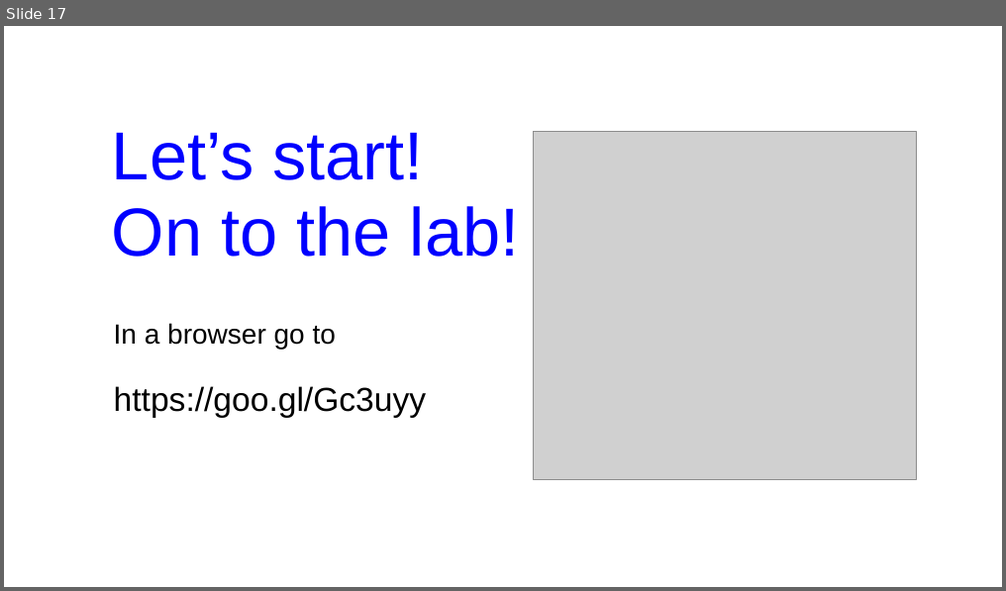
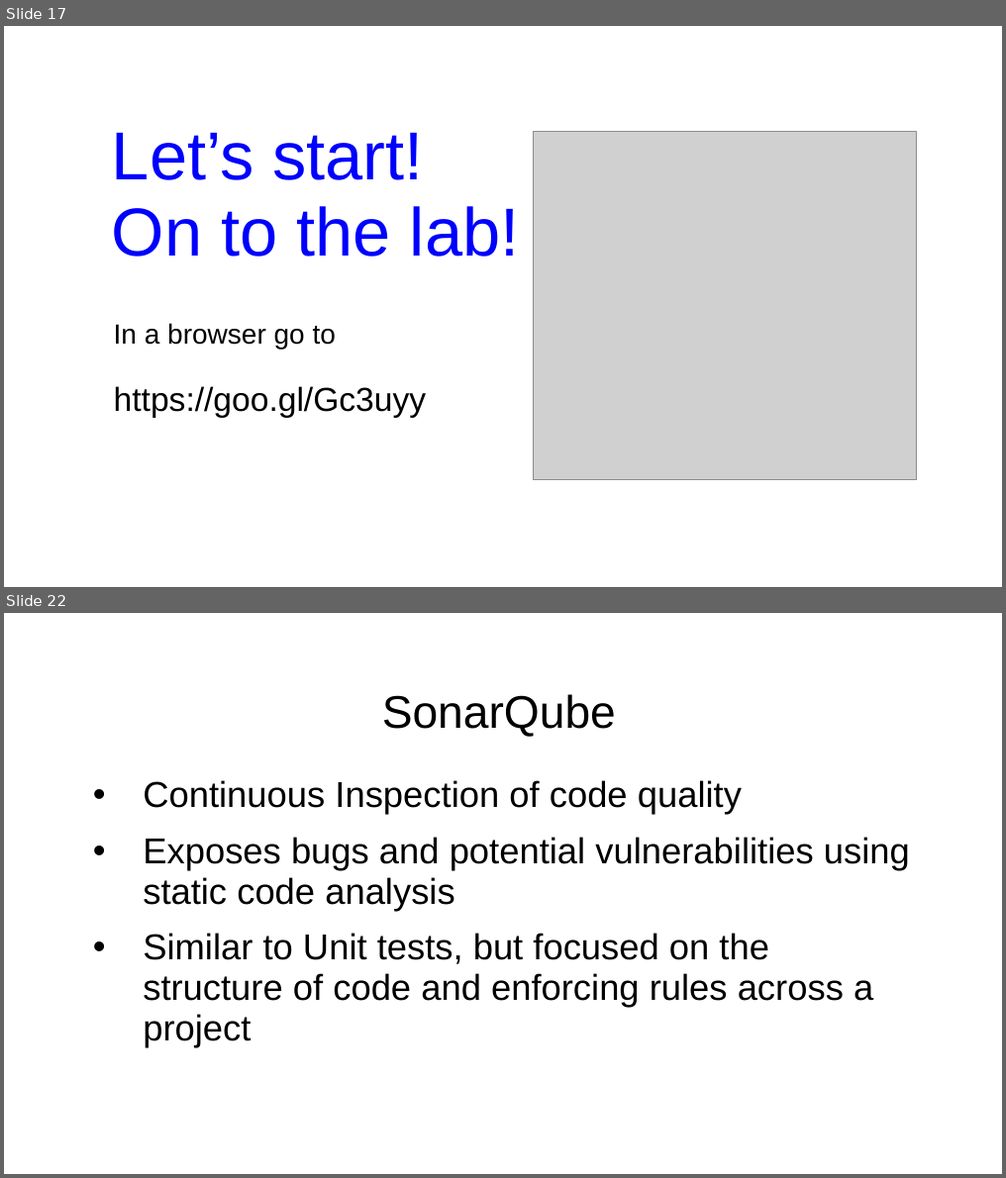
Before and after one commit to boyarsky/OracleCodeOne2018-HOL-Automating-Stack-Groovy, a slide deck: 2018-OracleCodeOne-Authomating Stack.ppt. Shown one above the other, each under a label of ours: slide 17 before the commit, slides 17 and 22 after it; the slides between them are not shown. The pictures are 1006x591 and 1006x1178 pixels, drawn with LibreOffice and Linux fonts; fonts in the diff are those of the drawing; grey boxes stand for pictures; background and template pictures are left out. Boxes give left, top, right and bottom in pixels: in the first picture for what was removed or moved away, otherwise in the second. Text is boxed around its words. In the diff, an @@ line names an element or a change of style, - is before the commit and + after.

```diff
--- a/2018-OracleCodeOne-Authomating Stack.ppt
+++ b/2018-OracleCodeOne-Authomating Stack.ppt
@@ slide 22 added at bbox=[4, 613, 1002, 1174], background picture (left out) @@
@@ title added at bbox=[382, 694, 616, 737], 33 pt, text #000000 @@
+SonarQube
@@ text added at bbox=[143, 780, 910, 1048], 26 pt, text #000000 @@
+• Continuous Inspection of code quality
+• Exposes bugs and potential vulnerabilities using static code analysis
+• Similar to Unit tests, but focused on the structure of code and enforcing rules across a project
@@ page number added at bbox=[728, 1110, 959, 1148], 22 pt, text #FFFFFF @@
+22
```
Also in this commit, not shown: 4 slides changed, 4 other slides added.
